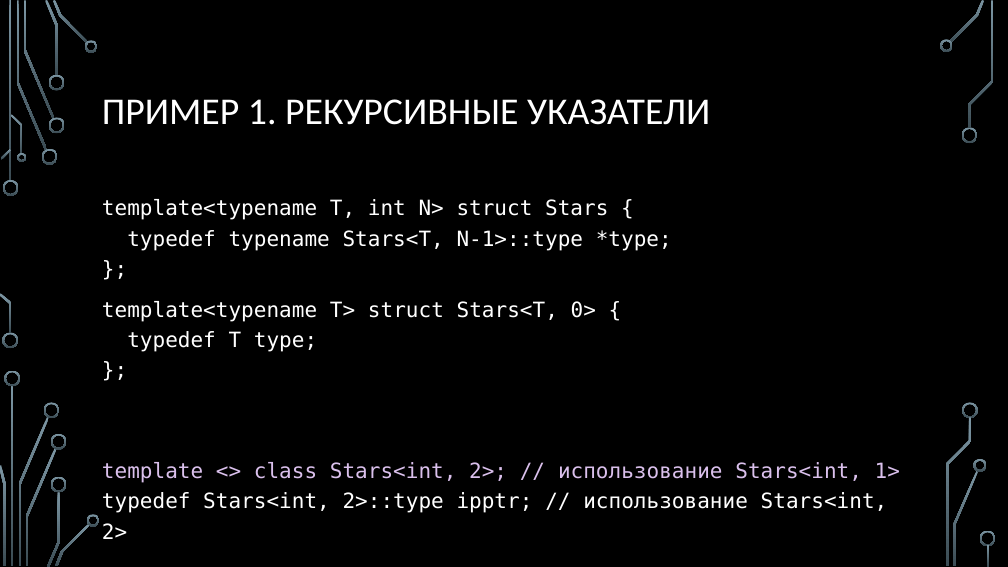
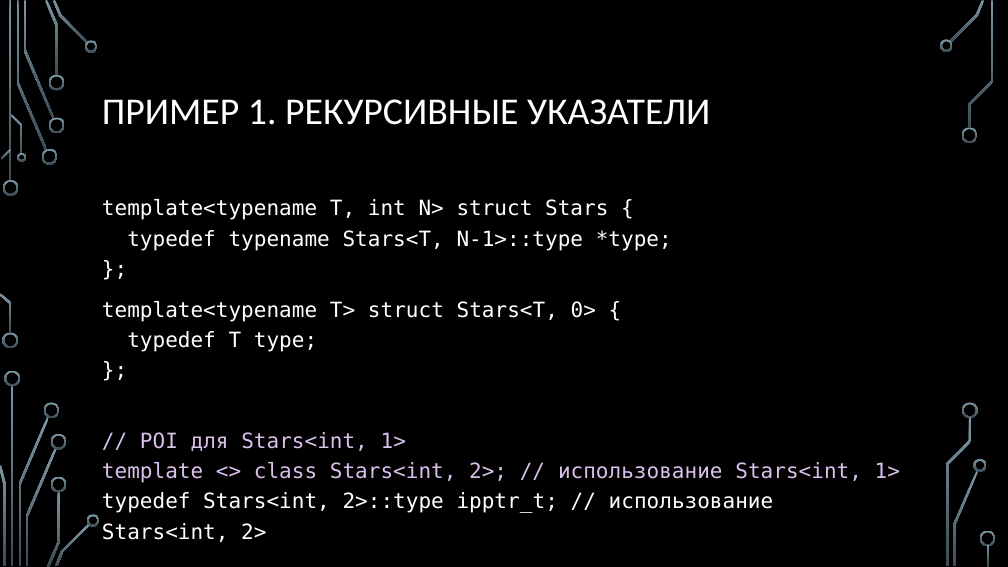
Before and after one commit to MIPT-ILab/cpp-lects-rus, a slide deck: slide 24 of slides/lec2-8-sfinae.pptx (slide 28 before the commit). Drawn at 1008x567 pixels with LibreOffice and Linux fonts; fonts in the diff are those of the drawing; background and template pictures are left out. Boxes give left, top, right and bottom in pixels: in the first picture for what was removed or moved away, otherwise in the second. Text is boxed around its words. In the diff, an @@ line names an element or a change of style, - is before the commit and + after.

```diff
--- a/slides/lec2-8-sfinae.pptx
+++ b/slides/lec2-8-sfinae.pptx
@@ text at <box>102,432,900,542</box>: text changed; text colour #FFFFFF to #DAC0EC @@
-template <> class Stars<int, 2>; // использование Stars<int, 1>
-typedef Stars<int, 2>::type ipptr; // использование Stars<int, 2>
+// POI для Stars<int, 1>
+template <> class Stars<int, 2>; // использование Stars<int, 1>
+typedef Stars<int, 2>::type ipptr_t; // использование Stars<int, 2>
```
Also in this commit, not shown: 21 other slides changed, 7 slides added, 12 other files.
